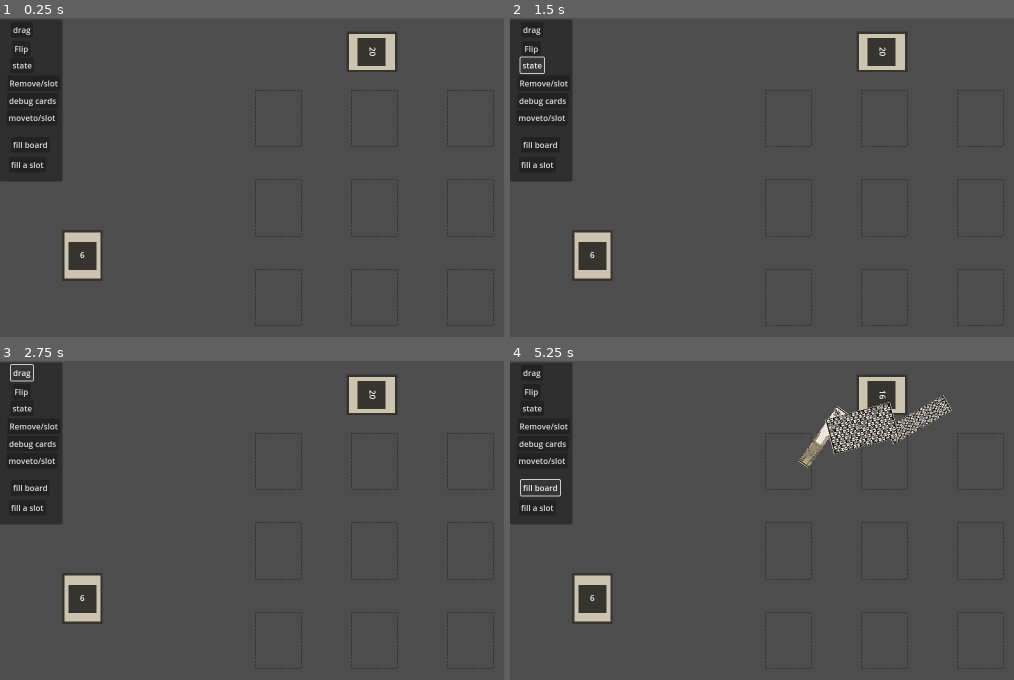
Above: before the commit, frames 1-4 (two rows, left to right).
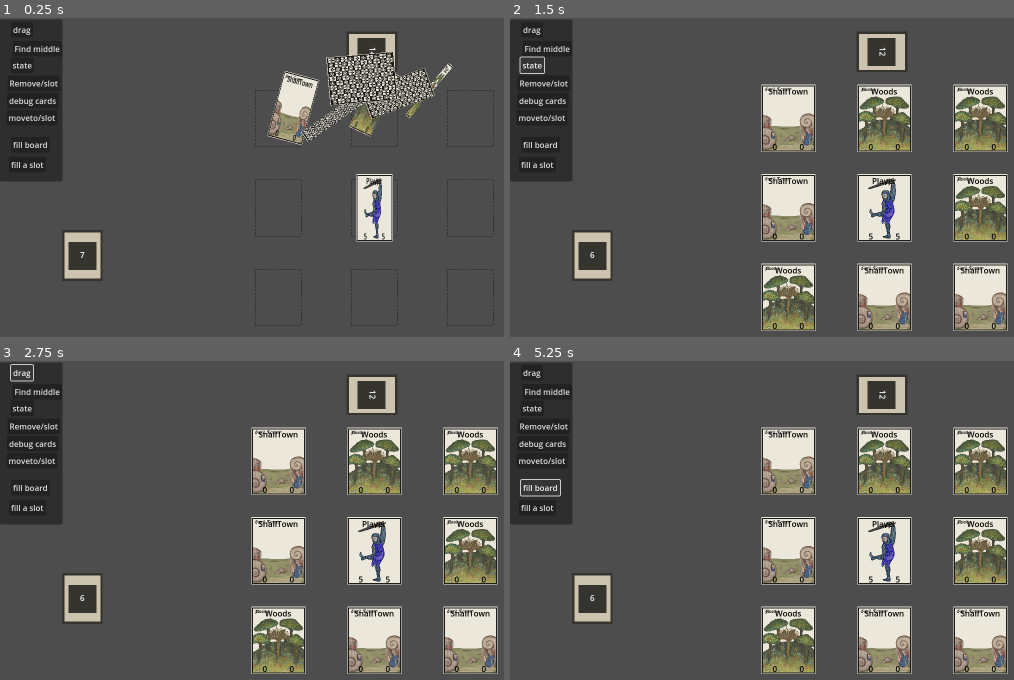
Above: after the commit, the same moments.

Repository: FergusMcLaughlin/Pilgrimage-old-
Game: Godot game, scene res://src/tests/card_test.tscn
Same seed, same stepped clock (60 frames per second), same inputs: the game is played once before the commit and once after it.
Inputs:
- Up to frame 1 (0.25 s): no input
- Up to frame 2 (1.5 s): click "Flip" (after the commit: "Find middle") at 0.5 s; click "state" at 1.25 s
- Up to frame 3 (2.75 s): click "drag" at 2 s
- Up to frame 4 (5.25 s): click "moveto/slot" at 2.75 s; click "Remove/slot" at 3.5 s; click "debug cards" at 4.25 s; click "fill board" at 5 s

The runs differ from the first frame. In frame 1, 6.3% of the frame differs, in the area x 3-90%, y 8-76%; in frame 2, 19%; in frame 3, 19%; in frame 4, 20%, in the area x 3-99%, y 8-99%.

Commit message:
added game manager and player card

Diff:
--- a/data/card_dictionary.json
+++ b/data/card_dictionary.json
@@ -1,5 +1,14 @@
 
 {
+  "0000": {
+	"id": "0000",
+	"name": "Player",
+	"type": "player",
+	"health": 5,
+	"attack": 5,
+	"isPlayer": true,
+	"image_path": "res://assets/images/cards/player.png"
+  },
   "0001": {
 	"id": "0001",
 	"name": "Knight",
--- a/project.godot
+++ b/project.godot
@@ -23,6 +23,7 @@
 InputManager="*res://src/singletons/input_manager.gd"
 GameConstants="*res://src/singletons/game_constants.gd"
 CardZIndexManager="*res://src/singletons/card_z_index_manager.gd"
+GameController="*res://src/singletons/game_controller.gd"
 
 [display]
 
--- a/src/boardComponents/board/boardController.gd
+++ b/src/boardComponents/board/boardController.gd
@@ -65,7 +65,6 @@
 				occupied.append(slot)
 	return occupied
 
-
 func getEmptySlots():
 	if !grid:
 		push_error("grid is not linked to the board. check inspector")
@@ -75,3 +74,14 @@
 			if !slot.cardInSlot:
 				empty.append(slot)
 	return empty
+
+func getCenterSlot():
+	if !grid:
+		push_error("grid is not linked to the board. check inspector")
+	var centerRow = int(floor(grid.rows / 2))
+	var centerCol = int(floor(grid.columns / 2))
+
+	var centerSlotPosition = Vector2(centerRow, centerCol)
+	var centerSlot = grid.getSlotAt(centerSlotPosition)
+
+	return centerSlot
--- /dev/null
+++ b/src/card/character_card.gd
@@ -0,0 +1,3 @@
+extends "res://src/card/card.gd"
+
+const isPlayerCard = true
--- /dev/null
+++ b/src/card/character_card.tscn
@@ -0,0 +1,7 @@
+[gd_scene load_steps=3 format=3 uid="uid://dt6g0wlclgad"]
+
+[ext_resource type="PackedScene" uid="uid://dr4i1p7c1lf5x" path="res://src/card/card.tscn" id="1_3d4x1"]
+[ext_resource type="Script" uid="uid://c77pt0dasd0v7" path="res://src/card/character_card.gd" id="2_e2iso"]
+
+[node name="Card" instance=ExtResource("1_3d4x1")]
+script = ExtResource("2_e2iso")
--- a/src/decks/player_deck.gd
+++ b/src/decks/player_deck.gd
@@ -28,7 +28,7 @@
 func loadDeckPreset(presetName):
 	#ill need to add 2 scripts to deal with deck gen at some stage.
 	var presets = {
-		"test":["0001","0002","0003","0004","0001","0005"],
+		"test":["0000","0001","0002","0003","0004","0001","0005"],
 		"deck_2":[],
 		"deck_3":[]
 	}
--- a/src/singletons/create_card.gd
+++ b/src/singletons/create_card.gd
@@ -2,18 +2,24 @@
 extends Node
 
 var cardScene = preload("res://src/card/card.tscn")
+var characterCardScene = preload("res://src/card/character_card.tscn")
 
 func _ready():
 	if CardDictionaryJsonLoader.cardData.is_empty():
 		await CardDictionaryJsonLoader.ready
 
 func createCard(cardName) -> Node2D:
+	var cardInstance
 	if !CardDictionaryJsonLoader.cardData.has(cardName):
 		push_error("Failed to load card, could not find " + cardName + "in the card dictionary")
 		return null
 
 	var cardData = CardDictionaryJsonLoader.cardData[cardName]
-	var cardInstance = cardScene.instantiate()
+
+	if cardData.has("isPlayer") and cardData["isPlayer"] == true:
+		cardInstance = characterCardScene.instantiate()
+	else:
+		cardInstance = cardScene.instantiate()
 
 	cardInstance.initialiseCard(cardData)
 	return cardInstance
--- /dev/null
+++ b/src/singletons/game_controller.gd
@@ -0,0 +1,49 @@
+extends Node
+class_name GameManager
+
+var boardController: BoardController
+var playerDeck: PlayerDeck
+var journeyDeck: JourneyDeck
+var hand: Hand
+var characterCard: Node2D
+
+var currentGameState = GameStates.SETUP
+
+enum GameStates {
+	SETUP,
+	PLAYER_TURN,
+	MOVING,
+	COMBAT,
+	GAME_OVER
+}
+
+func _ready():
+	await get_tree().process_frame
+
+func setupBoard():
+	print("GameManager: Setting up board...")
+	if !boardController || !journeyDeck:
+		push_error("GameManager: Missing references to board or journey deck")
+		return
+
+	var characterCard = CreateCard.createCard("0000")
+	if !characterCard:
+		push_error("GameManager: Failed to create character card")
+		return
+
+	var centerSlot = boardController.getCenterSlot()
+	if !centerSlot:
+		push_error("GameManager: Could not find center slot")
+		return
+
+	boardController.add_child(characterCard)
+
+	centerSlot.setCurrentCard(characterCard)
+	characterCard.global_position = centerSlot.global_position
+	characterCard.setCardState(characterCard.cardState.ON_BOARD)
+	characterCard.flipCard()
+
+	await get_tree().process_frame  # Wait for card placement
+	journeyDeck.fillEmptySlots()
+
+	print("GameManager: Board setup complete")
--- a/src/tests/card_test.gd
+++ b/src/tests/card_test.gd
@@ -3,6 +3,7 @@
 @onready var playerDeck = $GameBoard/playerDeck
 @onready var journeyDeck = $GameBoard/journeyDeck
 @onready var cardGrid = $GameBoard/CardGrid
+
 
 func _ready():
 	# Create a test card
@@ -25,7 +26,7 @@
 		print("\nWARNING: No node named 'CardSlot' found!")
 
 	# Connect UI buttons with the correct function names
-	$Ui/ButtonPanel/FlipButton.pressed.connect(on_flip_button_pressed)
+	$Ui/ButtonPanel/findmiddleslotButton.pressed.connect(on_flip_button_pressed)
 	$Ui/ButtonPanel/StateButton.pressed.connect(on_change_state_button_pressed)
 	$Ui/ButtonPanel/DragButton.pressed.connect(on_test_drag_button_pressed)
 	$Ui/ButtonPanel/MoveToSlotButton.pressed.connect(on_move_to_slot_button_pressed)
@@ -38,7 +39,7 @@
 
 	# Verify button connections
 	print("\nButton connections:")
-	print("- FlipButton connected: ", $Ui/ButtonPanel/FlipButton.is_connected("pressed", Callable(self, "on_flip_button_pressed")))
+	print("- FlipButton connected: ", $Ui/ButtonPanel/findmiddleslotButton.is_connected("pressed", Callable(self, "on_flip_button_pressed")))
 	print("- StateButton connected: ", $Ui/ButtonPanel/StateButton.is_connected("pressed", Callable(self, "on_change_state_button_pressed")))
 	print("- DragButton connected: ", $Ui/ButtonPanel/DragButton.is_connected("pressed", Callable(self, "on_test_drag_button_pressed")))
 	print("- MoveToSlotButton connected: ", $Ui/ButtonPanel/MoveToSlotButton.is_connected("pressed", Callable(self, "on_move_to_slot_button_pressed")))
@@ -46,6 +47,12 @@
 	print("- debug_button connected: ", $Ui/ButtonPanel/debug_button.is_connected("pressed", Callable(self, "on_debug_button_pressed")))
 	print("- fill_board connected: ", $Ui/ButtonPanel/fill_board.is_connected("pressed", Callable(self, "on_fill_board_button_pressed")))
 	print("- fill_one_slot connected: ", $Ui/ButtonPanel/fill_one_slot.is_connected("pressed", Callable(self, "on_fill_one_slot_button_pressed")))
+
+	GameController.boardController = $GameBoard
+	GameController.playerDeck = $GameBoard/playerDeck
+	GameController.journeyDeck = $GameBoard/journeyDeck
+	GameController.hand = $GameBoard/Hand
+	GameController.setupBoard()
 
 # New function for fill_board button using journeyDeck methods
 func on_fill_board_button_pressed():
@@ -114,8 +121,29 @@
 	pass
 
 func on_flip_button_pressed():
-	# Your existing implementation
-	pass
+	print("\n----- TESTING GET CENTER SLOT -----")
+
+	# Access the board controller
+	if $GameBoard.has_method("getCenterSlot"):
+		var centerSlot = $GameBoard.getCenterSlot()
+
+		if centerSlot:
+			print("Successfully found center slot!")
+			print("Slot name: " + centerSlot.name)
+			print("Slot position: " + str(centerSlot.global_position))
+			print("Slot coordinates: " + str(centerSlot.coordinates))
+
+			# For visual feedback, let's place a card in the center
+			if playerDeck.has_method("drawCard"):
+				var card = playerDeck.drawCard()
+				if card:
+					centerSlot.setCurrentCard(card)
+					card.global_position = centerSlot.global_position
+					print("Placed card in center slot for visualization")
+		else:
+			print("ERROR: Center slot not found")
+	else:
+		print("ERROR: GameBoard doesn't have getCenterSlot method")
 
 func on_change_state_button_pressed():
 	# Your existing implementation
--- a/src/tests/card_test.tscn
+++ b/src/tests/card_test.tscn
@@ -17,13 +17,13 @@
 offset_right = 125.0
 offset_bottom = 327.0
 
-[node name="FlipButton" type="Button" parent="Ui/ButtonPanel"]
+[node name="findmiddleslotButton" type="Button" parent="Ui/ButtonPanel"]
 layout_mode = 0
 offset_left = 25.0
 offset_top = 43.0
 offset_right = 61.0
 offset_bottom = 74.0
-text = "Flip"
+text = "Find middle"
 
 [node name="StateButton" type="Button" parent="Ui/ButtonPanel"]
 layout_mode = 0
Binary file added: assets/images/cards/player.png
Not shown, added: assets/images/cards/player.png.import
Not shown, added: src/card/character_card.gd.uid
Not shown, added: src/singletons/game_controller.gd.uid
